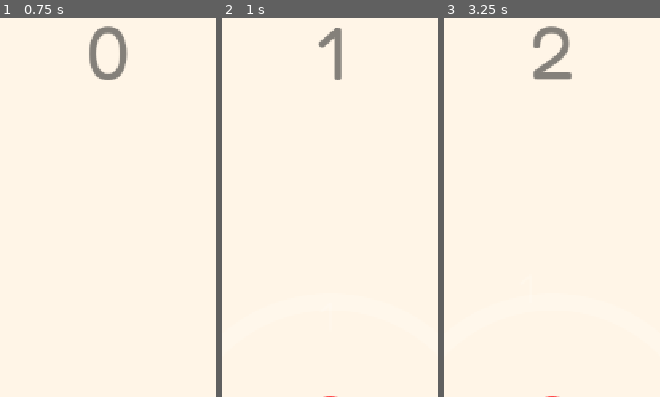
Above: before the commit, frames 1-3 (left to right).
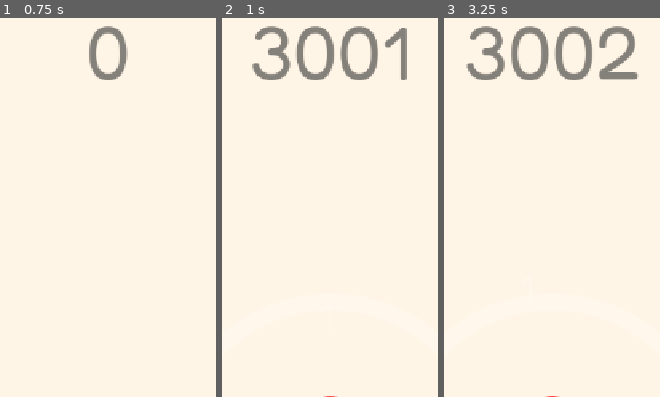
Above: after the commit, the same moments.

Repository: christianstrang/button-clicker
Game: Godot game, scene res://Scenes/Main.tscn
Same seed, same stepped clock (60 frames per second), same inputs: the game is played once before the commit and once after it.
Inputs (mouse positions are % of the whole screen's width and height, from its top left):
- Up to frame 1 (0.75 s): tap Enter at 0.5 s; move the mouse to (51, 73) at 0.52 s; click (51, 73) at 0.67 s
- Up to frame 2 (1 s): no input
- Up to frame 3 (3.25 s): tap Space at 1.25 s; move the mouse to (30, 54) at 1.27 s; click (30, 54) at 1.42 s; tap Enter at 2 s; move the mouse to (61, 25) at 2.02 s; click (61, 25) at 2.17 s; move the mouse to (45, 70) at 2.77 s; click (45, 70) at 2.92 s
The pictures show only the part of the screen within x 26-76%, y 15-65%; the shares and areas given below are measured in that part.

Frame 1 is identical in both runs. In frame 2, 4.5% of the frame differs, in the area x 13-86%, y 2-17%; in frame 3, 5.0%, in the area x 10-91%, y 2-17%.

Commit message:
refactor: remove old UpgradeManager and update Shop to use new currency system

Diff:
--- a/Scenes/Shop.tscn
+++ b/Scenes/Shop.tscn
@@ -37,24 +37,6 @@
 theme_override_font_sizes/font_size = 64
 text = "Shop"
 horizontal_alignment = 1
-
-[node name="CurrencyOLD" type="Label" parent="."]
-visible = false
-anchors_preset = 5
-anchor_left = 0.5
-anchor_right = 0.5
-offset_left = 18.0
-offset_top = 122.0
-offset_right = 698.0
-offset_bottom = 205.0
-grow_horizontal = 2
-size_flags_horizontal = 4
-theme_override_colors/font_color = Color(0.517647, 0.501961, 0.478431, 1)
-theme_override_fonts/font = SubResource("FontVariation_idj7w")
-theme_override_font_sizes/font_size = 48
-text = "0₡"
-horizontal_alignment = 1
-vertical_alignment = 1
 
 [node name="Currency" type="RichTextLabel" parent="."]
 anchors_preset = 5
--- a/Scripts/GameManager.gd
+++ b/Scripts/GameManager.gd
@@ -1,7 +1,7 @@
 extends Node
 
 signal currency_changed(new_currency)
-var currency = 0
+var currency = 3000
 var click_power = 1
 
 func _ready():
--- a/Scripts/Shop.gd
+++ b/Scripts/Shop.gd
@@ -41,20 +41,39 @@
 	#}
 ]
 
+@onready var currency: RichTextLabel = $Currency
+@onready var v_box_container: VBoxContainer = $UI/ScrollContainer/VBoxContainer
+
+var upgrade_node = preload("res://Scenes/Upgrade.tscn")
+
 # Game state variables
 var base_timer_duration = 5
 var current_timer_duration = 5
 var cost_reduction_level = 0
 
 func _ready():
-	update_all_upgrade_costs()
+	currency.text = str(GameManager.currency) + "[font_size=42]₡[/font_size]"
+	GameManager.currency_changed.connect(_on_currency_changed)
+	display_upgrades()
+	#update_all_upgrade_costs()
 
-# Add this new function
+func _on_currency_changed(new_currency: int):
+	currency.text = str(new_currency) + "[font_size=42]₡[/font_size]"
+
 func _on_button_pressed():
-	# Reset currency to 0
 	GameManager.currency = 0
-	# Load the main scene
 	get_tree().change_scene_to_file("res://Scenes/Main.tscn")
+
+func display_upgrades():
+	# clear the container
+	for child in v_box_container.get_children():
+		child.queue_free()
+
+	# loops through upgrades and displays them
+	for upgrade in upgrades:
+		var upgrade_instance = upgrade_node.instantiate()
+		upgrade_instance.set_upgrade_data(upgrade, self)  # Pass shop reference
+		v_box_container.add_child(upgrade_instance)
 
 func can_afford_upgrade(upgrade_data: Dictionary) -> bool:
 	return GameManager.currency >= upgrade_data.cost
@@ -71,8 +90,10 @@
 		print("Upgrade already maxed: ", upgrade_data.name)
 		return false
 
-	# Deduct currency
-	GameManager.currency -= upgrade_data.cost
+	var success = GameManager.spend_currency(upgrade_data.cost)
+	if not success:
+		print("Failed to deduct currency")
+		return false
 
 	# Increment purchase count
 	upgrade_data.purchased_count += 1
--- a/Scripts/Upgrade.gd
+++ b/Scripts/Upgrade.gd
@@ -4,9 +4,11 @@
 @export var pressed_texture: Texture
 #@onready var click_sound: AudioStreamPlayer = $ClickSound
 
+var upgrade_data: Dictionary = {}
+var shop_reference: Node = null
+
 func _ready():
 	self.texture = normal_texture
-	pass
 
 func _on_gui_input(event):
 	if event is InputEventMouseButton:
@@ -17,20 +19,25 @@
 					self.texture = pressed_texture
 			else:
 				self.texture = normal_texture
+				buy_upgrade()
 
-func set_upgrade_data(upgrade):
-	print(upgrade)
+func set_upgrade_data(upgrade, shop_ref):
+	upgrade_data = upgrade
+	shop_reference = shop_ref
 
 	var name_label: Label = $MarginContainer/VBoxContainer/Name
 	var cost_label: Label = $MarginContainer/VBoxContainer/Cost
 
-	# Set the name if you have a label for it
 	name_label.text = upgrade.name
-	cost_label.text = "Cost: " + str(upgrade.cost)
+	cost_label.text = "Cost: " + str(upgrade.cost) + "₡"
 
 func buy_upgrade():
-	GameManager.click_power +1;
-	pass
-	# check if conditions are met
-	# apply upgrade
-	# update upgrade costs
+	if upgrade_data.is_empty() or shop_reference == null:
+		return
+
+	var success = shop_reference.purchase_upgrade(upgrade_data)
+
+	if success:
+		var cost_label: Label = $MarginContainer/VBoxContainer/Cost
+		cost_label.text = "Cost: " + str(upgrade_data.cost) + "₡"
+		shop_reference.currency.text = str(GameManager.currency) + "[font_size=42]₡[/font_size]"
--- a/Scripts/UpgradeManager.gd
+++ /dev/null
@@ -1 +0,0 @@
-extends Node
--- a/Scripts/UpgradeManagerOLD.gd
+++ /dev/null
@@ -1,34 +0,0 @@
-extends Node
-
-var upgrades = [
-	{
-		"id": "time_increase",
-		"name": "More Time",
-		"description": "Increase Timer by one second",
-		"cost": 10,
-		"effect": "increase_time_value",
-		"effect_value": 1,
-		"cost_progression": 1.2,
-		"max_upgrades": 55
-	},
-	{
-		"id": "click_power",
-		"name": "Click Power",
-		"description": "Increase click value by 1",
-		"cost": 100,
-		"effect": "increase_click_value",
-		"effect_value": 1,
-		"cost_progression": 3,
-		"max_upgrades": 10
-	},
-	{
-		"id": "unlock_more_upgrades",
-		"name": "More Upgrades",
-		"description": "Unlock additional upgrades",
-		"cost": 10000,
-		"effect": "unlock_upgrades",
-		"effect_value": 1,
-		"cost_progression": 10,
-		"max_upgrades": 10
-	},
-]
--- a/project.godot
+++ b/project.godot
@@ -18,7 +18,6 @@
 [autoload]
 
 GameManager="*res://Scripts/GameManager.gd"
-UpgradeManager="*res://Scripts/UpgradeManagerOLD.gd"
 
 [display]
 
Not shown, removed: Scripts/UpgradeManager.gd.uid
Not shown, removed: Scripts/UpgradeManagerOLD.gd.uid
